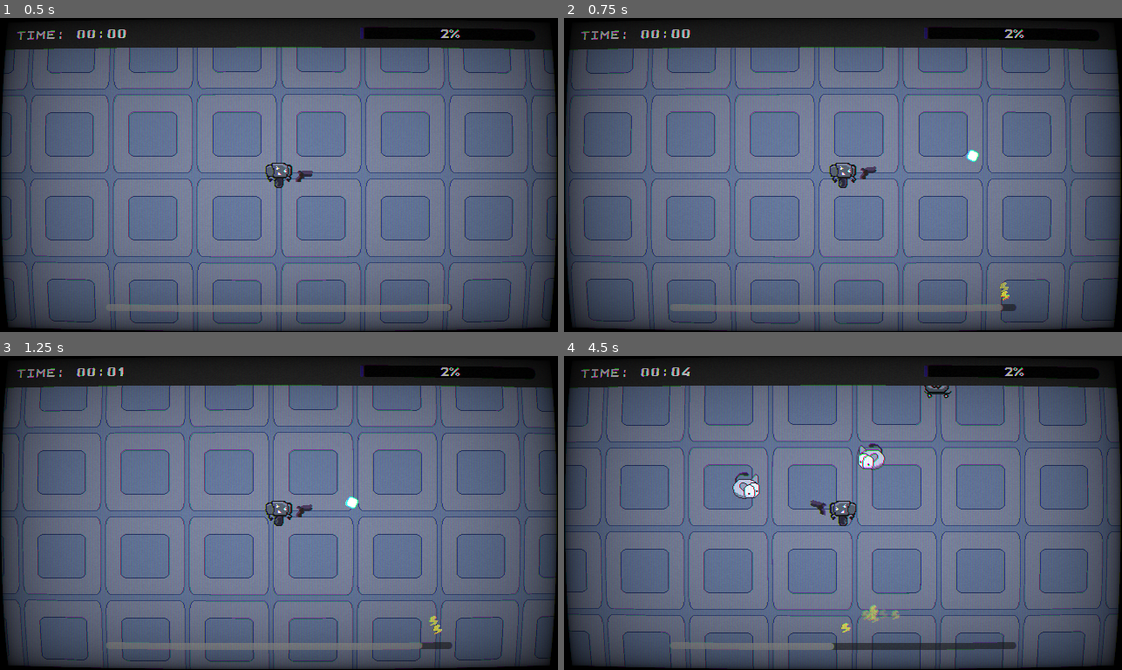
Above: before the commit, frames 1-4 (two rows, left to right).
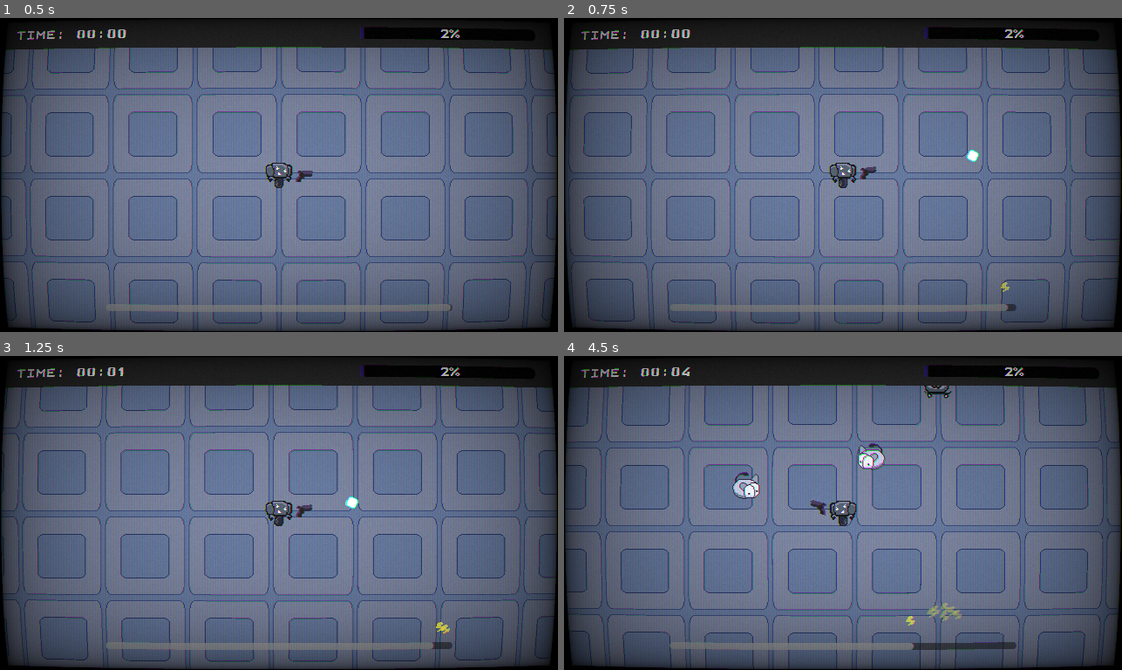
Above: after the commit, the same moments.

Repository: kinghos/GMTK-Game-Jam-2026
Game: Godot game, scene res://scenes/level/level.tscn
The game is run twice, just before and just after one commit, with the same random seed, the same clock (stepped at 60 frames per second) and the same inputs. The engine's default icon, where the game draws it, is replaced by a stand-in: a white triangle on a blue panel in a dark square.
Inputs (mouse positions are in pixels of both pictures, inside the frame that each line leads up to):
- Up to frame 1 (0.5 s): no input
- Up to frame 2 (0.75 s): tap Enter at 0.5 s; move the mouse to (965, 159) at 0.52 s; press the mouse at (965, 159) at 0.53 s; hold D (Right) from 0.53 s (still down)
- Up to frame 3 (1.25 s): keep holding D (Right)
- Up to frame 4 (4.5 s): move the mouse to (731, 528) at 1.27 s; release D (Right) at 1.28 s; release the mouse at (731, 528) at 1.28 s; hold S (Down) 1.28-2.03 s; right-click (731, 528) at 1.35 s; click (731, 528) at 1.55 s; move the mouse to (898, 443) at 2.02 s; press the mouse at (898, 443) at 2.03 s; hold D (Right) 2.03-2.78 s; move the mouse to (815, 575) at 2.77 s; release the mouse at (815, 575) at 2.78 s; hold W (Up) 2.78-3.53 s; tap Shift (Sprint) at 2.85 s; click (815, 575) at 3.05 s; move the mouse to (1010, 560) at 3.52 s; press the mouse at (1010, 560) at 3.53 s; hold A (Left) from 3.53 s (still down); move the mouse to (675, 465) at 4.27 s; release the mouse at (675, 465) at 4.28 s; right-click (675, 465) at 4.35 s

Frame 1 is identical in both runs. In frame 2, less than 0.1% of the frame differs, in the area x 77-80%, y 84-94%; in frame 3, 0.1%; in frame 4, 0.7%, in the area x 47-72%, y 78-94%.

Commit message:
small  tweaks to balance

Diff:
--- a/globals/Globals.gd
+++ b/globals/Globals.gd
@@ -8,7 +8,7 @@
 var game_over = false
 var enemy_kill_total = 0
 var current_kills_to_target = 0.0
-var current_kill_target = 12.0
+var current_kill_target = 11.0
 var wave = 1
 var powerups_gained = 0
 var start_time: int
@@ -154,8 +154,8 @@
 	chosen_weapon = WEAPONS.PISTOL
 
 func next_target(num):
-	# uses the quadratic sequence 5x^2 + 4x + 3 to generate the next target
-	return 5 * num * num + 4 * num + 3
+	# uses the quadratic sequence 4x^2 + 4x + 3 to generate the next target
+	return 4 * num * num + 4 * num + 3
 
 func update_targets() -> void:
 	if current_kills_to_target >= current_kill_target:
--- a/scenes/misc/toast.tscn
+++ b/scenes/misc/toast.tscn
@@ -10,7 +10,7 @@
 collision_layer = 256
 collision_mask = 13
 script = ExtResource("1_dgkhn")
-speed = 400
+speed = 300
 
 [node name="Sprite2D" type="Sprite2D" parent="." unique_id=1905560675]
 texture = ExtResource("1_1v83c")
--- a/scenes/player/gun.gd
+++ b/scenes/player/gun.gd
@@ -44,14 +44,14 @@
 
 			get_tree().current_scene.get_node("Bullets").add_child(bullet)
 		Globals.player.use_charge(charge_cost * Globals.shotgun_bullets / 2)
-	if weapon == Globals.WEAPONS.SMG:
+	elif weapon == Globals.WEAPONS.SMG:
 		bullet.global_position = global_position + offset.rotated(rotation)
 		bullet.rotation = rotation
 		bullet.direction = mouse_direction
 
 		get_tree().current_scene.get_node("Bullets").add_child(bullet)
 		Globals.player.use_charge(charge_cost / 2)
-	if weapon == Globals.WEAPONS.RIFLE:
+	elif weapon == Globals.WEAPONS.RIFLE:
 		bullet.global_position = global_position + offset.rotated(rotation)
 		bullet.rotation = rotation
 		bullet.direction = mouse_direction
--- a/scenes/player/player.gd
+++ b/scenes/player/player.gd
@@ -4,12 +4,12 @@
 const DEATH_ANIMATION = preload("res://scenes/player/death_animation.tscn")
 
 const IDLE_DRAIN = 1.0
-const MOVING_DRAIN = 12.0
+const MOVING_DRAIN = 10.0
 const CHARGE_PER_EXPEND = 2.0
 
 var WALK_SPEED = 150.0
 var SPRINT_SPEED = 400.0
-var MAX_CHARGE = 100
+var MAX_CHARGE = 150
 
 @onready var gun: Sprite2D = $Gun
 @onready var sprite_2d: AnimatedSprite2D = $Sprite2D
@@ -62,10 +62,7 @@
 
 	shoot_cooldown -= delta
 	var fire_rate_reduction = Globals.calc_powerup_effect(Globals.POWERUPS.ATTACKSPEED)
-	if Input.is_action_just_pressed("Shoot"):
-		gun.shoot()
-		shoot_cooldown = gun.fire_rate - fire_rate_reduction
-	elif Input.is_action_pressed("Shoot") and shoot_cooldown <= 0:
+	if Input.is_action_pressed("Shoot") and shoot_cooldown <= 0:
 		gun.shoot()
 		shoot_cooldown = gun.fire_rate - fire_rate_reduction
 
